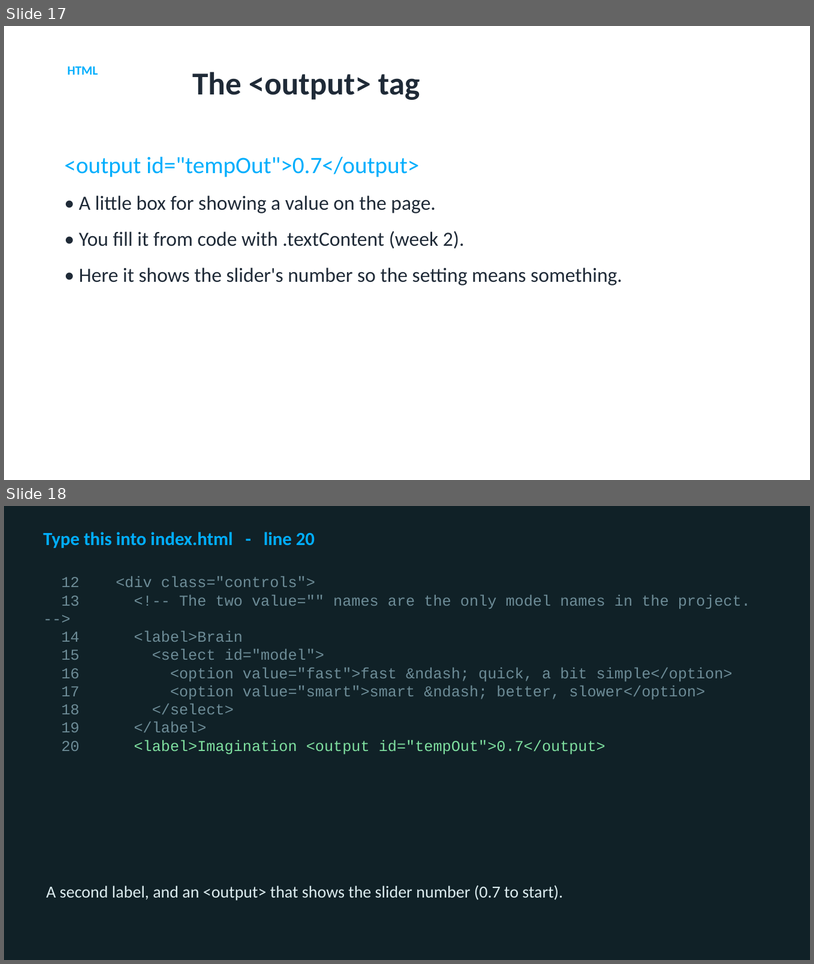
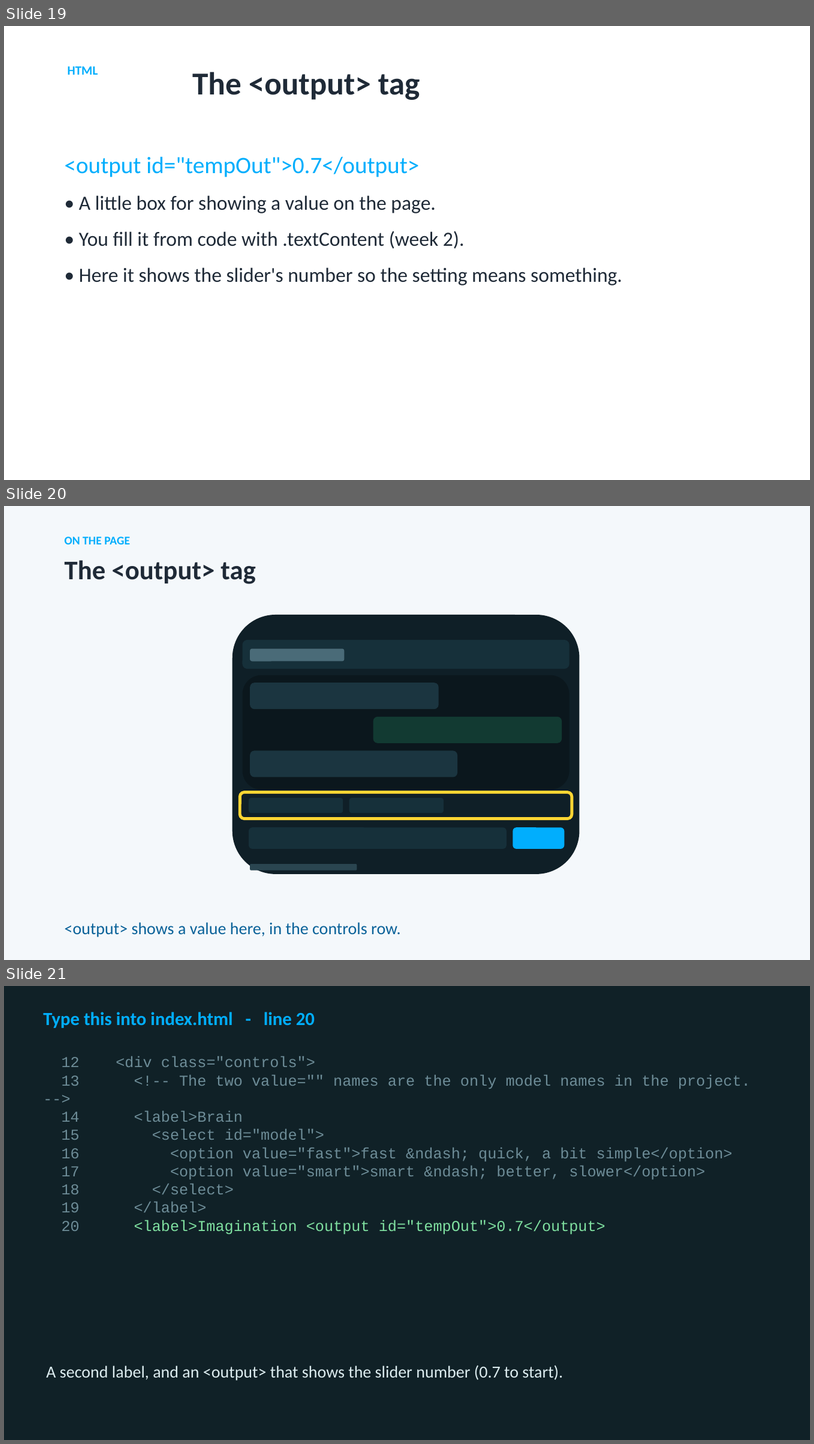
Before and after one commit to utgapps/utgapps.github.io, a slide deck: ai101/slides/week-09.pptx. Shown one above the other, each under a label of ours: slides 17 and 18 before the commit, slides 19, 20 and 21 after it. The pictures are 814x964 and 814x1444 pixels, drawn with LibreOffice and Linux fonts; fonts in the diff are those of the drawing. Boxes give left, top, right and bottom in pixels: in the first picture for what was removed or moved away, otherwise in the second. Text is boxed around its words. In the diff, an @@ line names an element or a change of style, - is before the commit and + after.

```diff
--- a/ai101/slides/week-09.pptx
+++ b/ai101/slides/week-09.pptx
@@ slide 20 added at [4,506,810,960], background #F4F8FB @@
@@ text added at [65,537,130,544], 14 pt, text #01AEFD, bold @@
+ON THE PAGE
@@ text added at [65,560,255,584], 32 pt, text #1F2A37, bold @@
+The <output> tag
@@ rounded rectangle added at [233,615,580,874], fill #0F1F27 @@
@@ rounded rectangle added at [242,640,570,669], fill #16303A @@
@@ rounded rectangle added at [250,649,345,661], fill #4A6B78 @@
@@ rounded rectangle added at [242,675,570,789], fill #0B171D @@
@@ rounded rectangle added at [250,682,439,709], fill #1B3540 @@
@@ rounded rectangle added at [374,717,563,743], fill #123A32 @@
@@ rounded rectangle added at [250,750,458,777], fill #1B3540 @@
@@ rounded rectangle added at [240,792,572,819], outline #FFD633 3.5 pt @@
@@ rounded rectangle added at [249,798,344,813], fill #16303A @@
@@ rounded rectangle added at [350,798,444,813], fill #16303A @@
@@ rounded rectangle added at [249,827,507,849], fill #16303A @@
@@ rounded rectangle added at [513,827,565,849], fill #01AEFD @@
@@ rounded rectangle added at [250,864,357,870], fill #2A4550 @@
@@ text added at [65,922,401,937], 20 pt, text #0A6299 @@
+<output> shows a value here, in the controls row.
@@ what was slide 17 is now slide 19 @@
@@ what was slide 18 is now slide 21 @@
```
Also in this commit, not shown: 2 slides changed, 2 other slides added, 29 other files.
